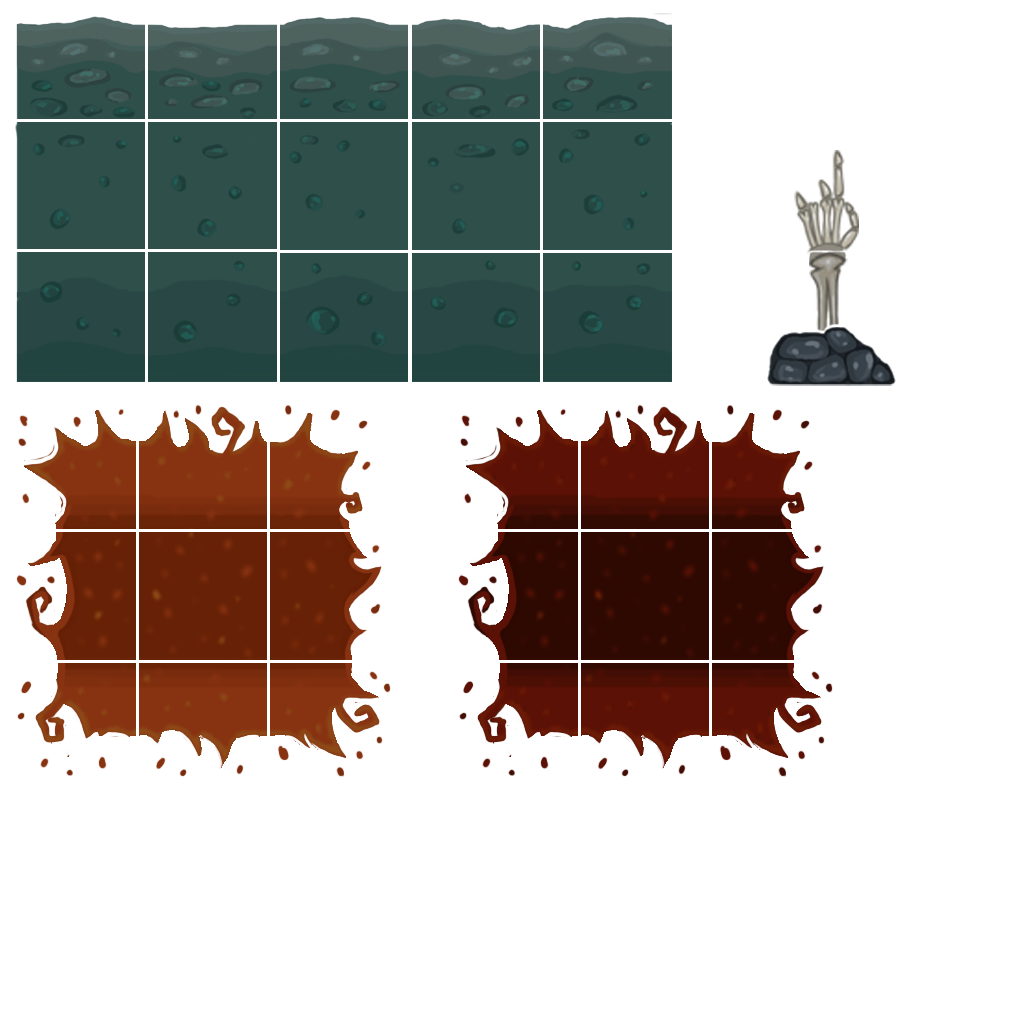
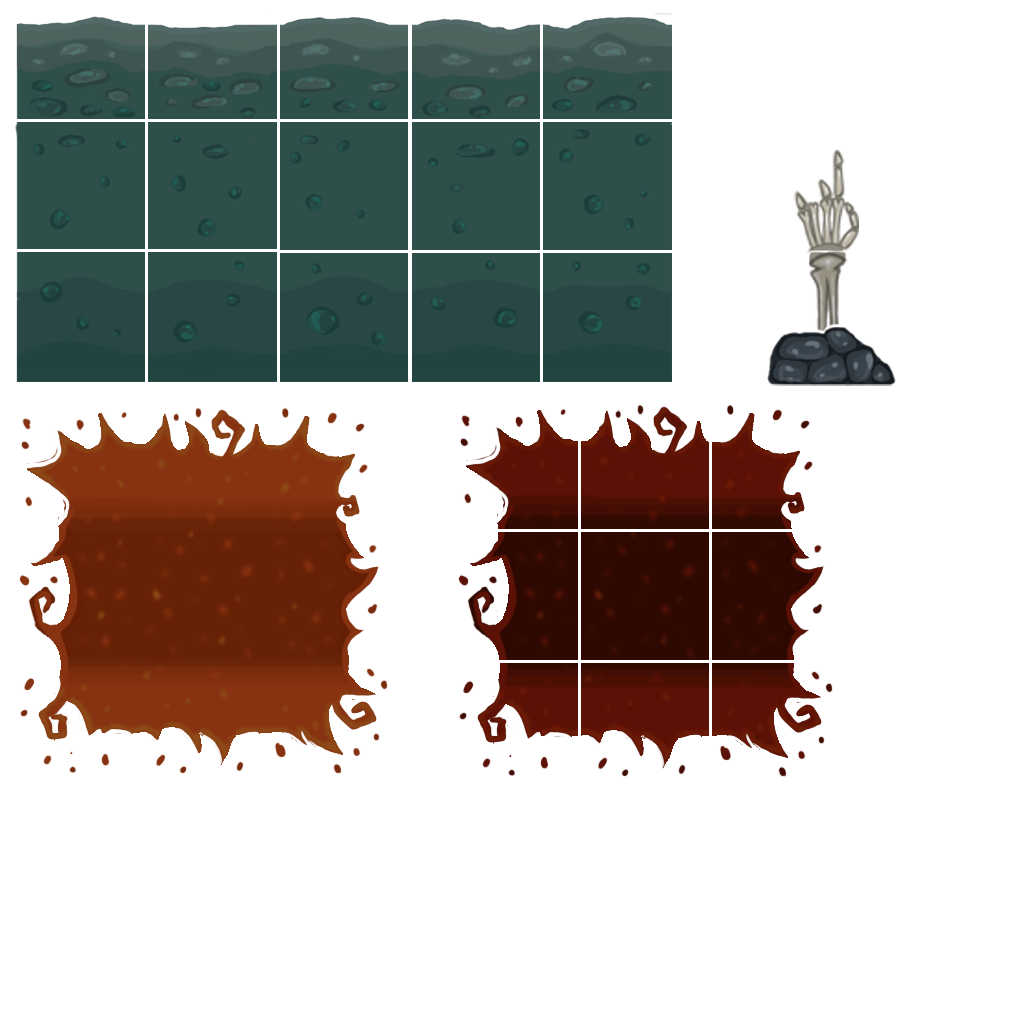
Two versions of the same layered image (1024x1024). Layer-by-layer changes:
added group "Fire" with 9 layers above "Lever base" over [19, 407, 388, 774]
added layer "Layer 18" in group "Fire" over [267, 660, 388, 774]
added layer "Layer 19" in group "Fire" over [19, 660, 139, 773]
added layer "Layer 20" in group "Fire" over [20, 411, 139, 532]
added layer "Layer 21" in group "Fire" over [19, 532, 139, 660]
added layer "Layer 22" in group "Fire" over [139, 407, 267, 532]
added layer "Layer 23" in group "Fire" over [267, 407, 368, 532]
added layer "Layer 24" in group "Fire" over [267, 532, 380, 660]
added layer "Layer 25" in group "Fire" over [139, 660, 267, 774]
moved "orange fire" into group "Fire", painted on it over [16, 404, 391, 777]
